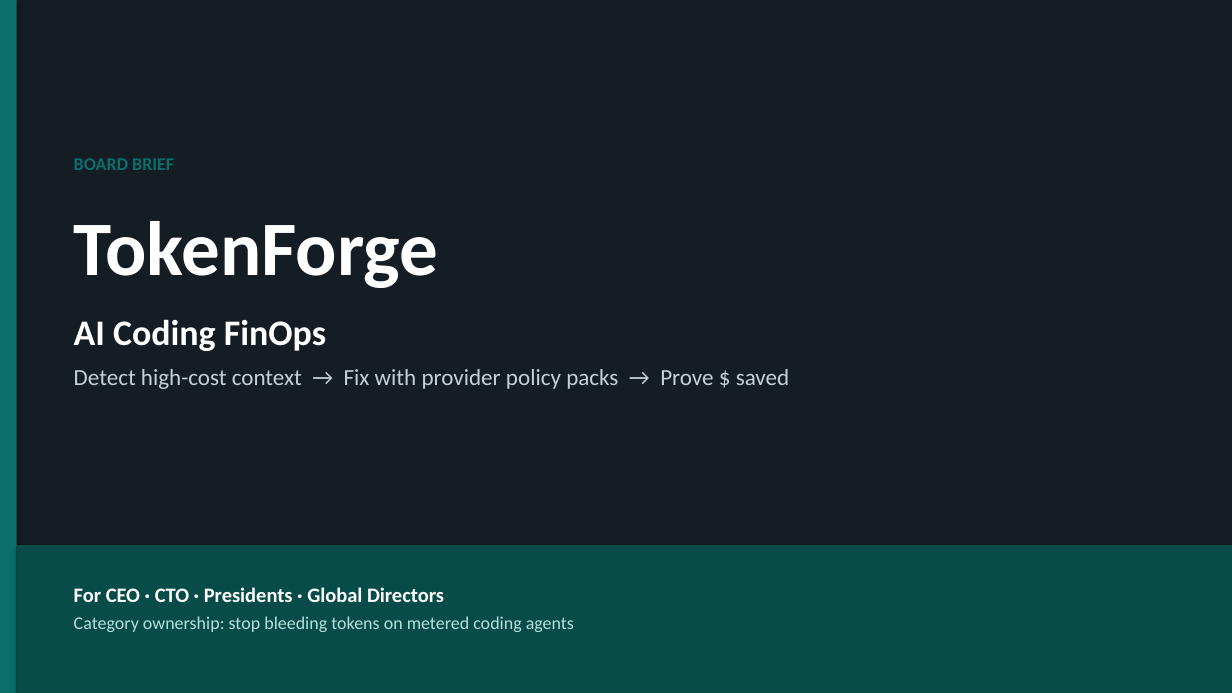
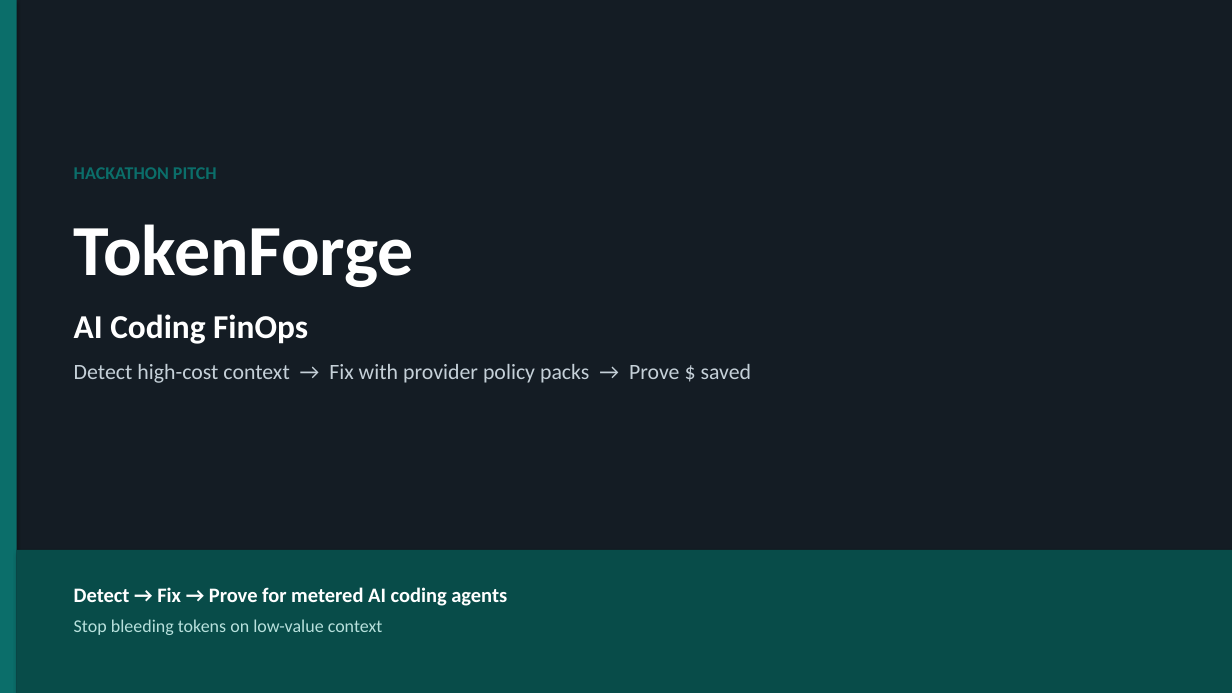
Before and after one commit to JordyNicholas/TokenForge, a slide deck: slide 1 of docs/pitch/TokenForge-Pitch.pptx. Drawn at 1232x693 pixels with LibreOffice and Linux fonts; fonts in the diff are those of the drawing. Boxes give left, top, right and bottom in pixels: in the first picture for what was removed or moved away, otherwise in the second. Text is boxed around its words. In the diff, an @@ line names an element or a change of style, - is before the commit and + after.

```diff
--- a/docs/pitch/TokenForge-Pitch.pptx
+++ b/docs/pitch/TokenForge-Pitch.pptx
@@ text at <box>74,167,217,179</box>: text changed @@
-BOARD BRIEF
+HACKATHON PITCH
@@ text "TokenForge" at <box>74,224,414,288</box>: size 60 to 56 pt @@
@@ text "AI Coding FinOps" at <box>74,314,752,383</box>: size 28 to 26 pt in "AI Coding FinOps"; size 18 to 17 pt in "Detect high-cost context → Fix with provider ..."; more space between paragraphs @@
@@ rectangle: place and size @@
-rectangle at <box>17,545,1232,693</box>
+rectangle at <box>17,550,1232,693</box>
@@ text at <box>74,587,507,635</box>: text changed; size 14 to 16 pt; text colour #B7E0DC to #FFFFFF; bold on @@
-For CEO · CTO · Presidents · Global Directors
-Category ownership: stop bleeding tokens on metered coding agents
+Detect → Fix → Prove for metered AI coding agents
+Stop bleeding tokens on low-value context
```
Also in this commit, not shown: 9 other slides changed, 2 other files.
